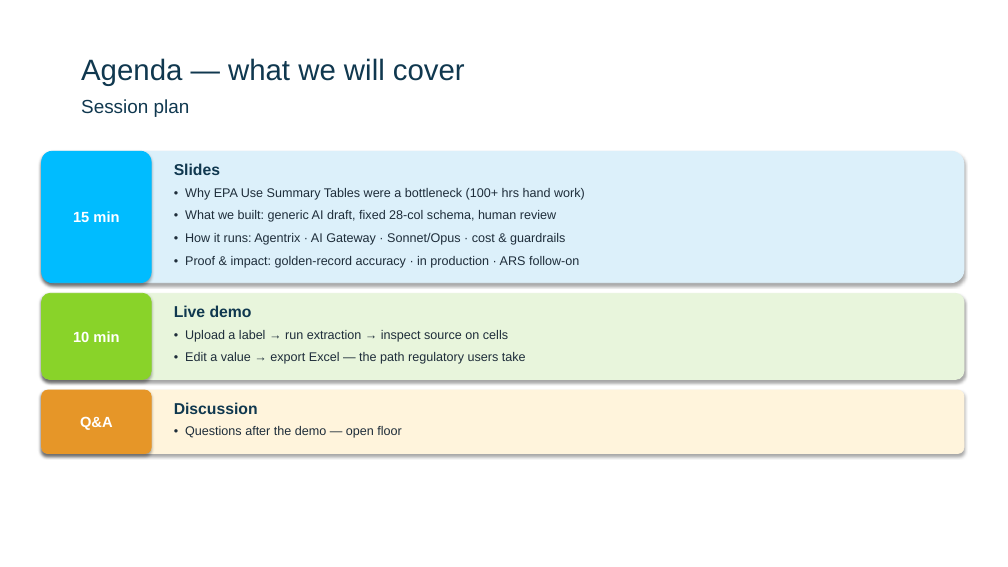
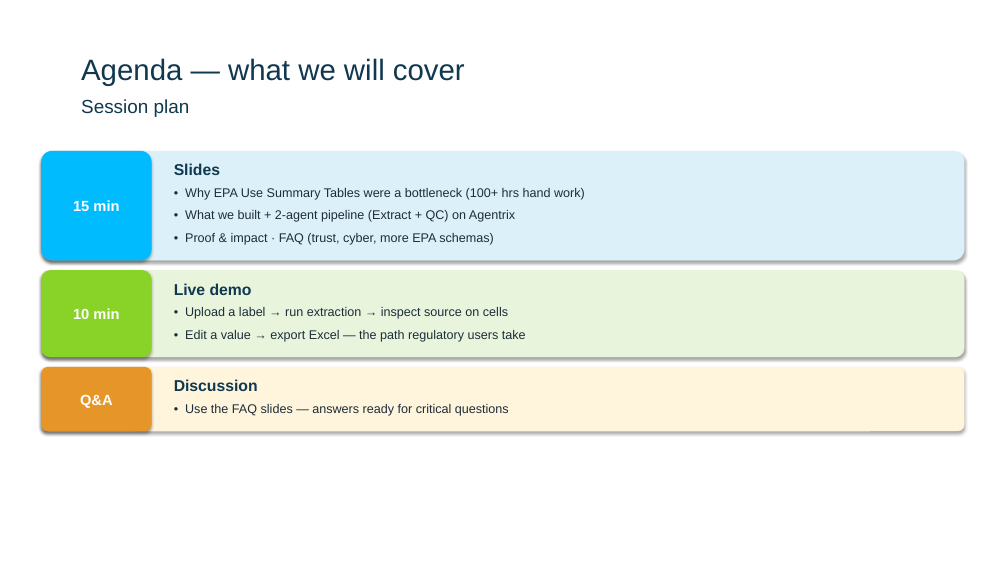
Before and after one commit to karanbayer/use-summary-table, a slide deck: slide 2 of docs/Use-Summary-Tables-Stakeholder-20min-Bayer.pptx. Drawn at 1008x567 pixels with LibreOffice and Linux fonts; fonts in the diff are those of the drawing; background and template pictures are left out. Boxes give left, top, right and bottom in pixels: in the first picture for what was removed or moved away, otherwise in the second. Text is boxed around its words. In the diff, an @@ line names an element or a change of style, - is before the commit and + after.

```diff
--- a/docs/Use-Summary-Tables-Stakeholder-20min-Bayer.pptx
+++ b/docs/Use-Summary-Tables-Stakeholder-20min-Bayer.pptx
@@ rounded rectangle resized from (x1=42, y1=151, x2=964, y2=283) to (x1=42, y1=151, x2=964, y2=260) @@
@@ rounded rectangle resized from (x1=42, y1=151, x2=151, y2=283) to (x1=42, y1=151, x2=151, y2=260) @@
@@ text "15 min" moved from (x1=73, y1=211, x2=119, y2=222) to (x1=73, y1=200, x2=119, y2=211) @@
@@ text at (x1=185, y1=210, x2=515, y2=222): text changed @@
-• What we built: generic AI draft, fixed 28-col schema, human review
+• What we built + 2-agent pipeline (Extract + QC) on Agentrix
@@ text at (x1=185, y1=233, x2=494, y2=245): text changed @@
-• How it runs: Agentrix · AI Gateway · Sonnet/Opus · cost & guardrails
+• Proof & impact · FAQ (trust, cyber, more EPA schemas)
@@ text removed at (x1=185, y1=256, x2=579, y2=268) @@
-• Proof & impact: golden-record accuracy · in production · ARS follow-on
@@ text "10 min" moved from (x1=73, y1=331, x2=119, y2=342) to (x1=73, y1=308, x2=119, y2=319) @@
@@ text "• Upload a label → ..." moved from (x1=185, y1=330, x2=508, y2=342) to (x1=185, y1=307, x2=508, y2=319) @@
@@ 4 texts, 4 rounded rectangles moved together from (x1=42, y1=293, x2=964, y2=454) to (x1=42, y1=271, x2=964, y2=431) @@
@@ text added at (x1=185, y1=404, x2=509, y2=416), 12 pt, text #1E2D3A @@
+• Use the FAQ slides — answers ready for critical questions
@@ text removed at (x1=185, y1=426, x2=401, y2=438) @@
-• Questions after the demo — open floor
```
Also in this commit, not shown: 2 other slides changed, 4 slides added, 1 slide removed, 2 other files.
